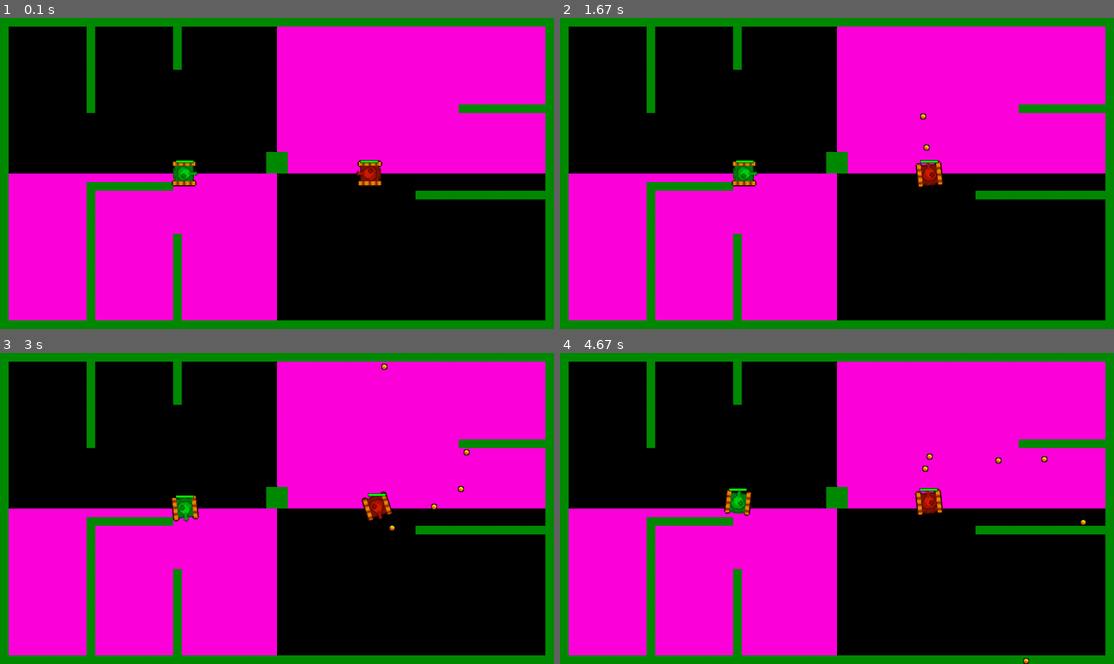
Above: before the commit, frames 1-4 (two rows, left to right).
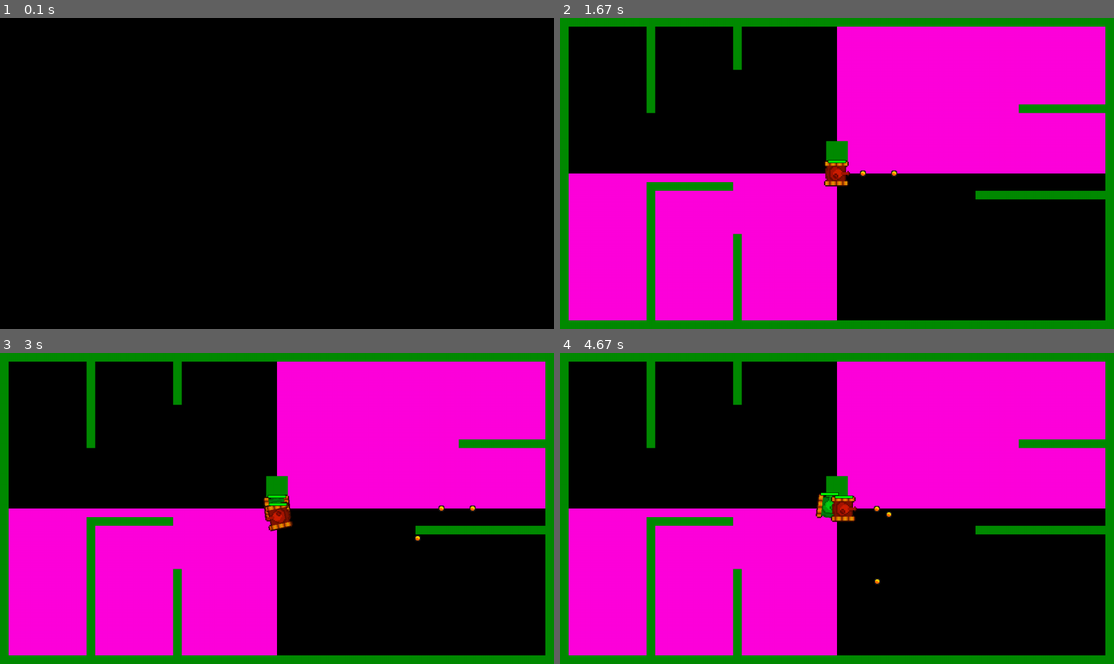
Above: after the commit, the same moments.

Repository: jessie-leal/TankGame
Game: pygame game, started from main.py
Two runs of this game, one before a commit and one after it. Both use one fixed random seed, a clock stepped at 60 frames per second and the inputs below.
Inputs:
- Up to frame 1 (0.1 s): no input
- Up to frame 2 (1.67 s): tap Space at 0.33 s; hold R 0.67-1.13 s; hold Right 0.67-1.13 s; hold Space 1.17-1.63 s; tap Right Ctrl at 1.23, 1.53 s
- Up to frame 3 (3 s): hold Right 1.67-2.13 s; tap Right Ctrl at 1.73, 2.03, 2.23, 2.57, 2.87 s; hold Up 2.17-2.47 s; hold Right 2.5-2.97 s; hold D 2.5-2.97 s
- Up to frame 4 (4.67 s): hold Left 3-3.53 s; hold A 3-3.53 s; tap Right Ctrl at 3.07, 3.37, 3.63, 3.97, 4.27, 4.4 s; hold Down 3.57-3.87 s; hold S 3.57-3.87 s; hold Left 3.9-4.3 s; hold A 3.9-4.3 s; hold Up from 4.33 s (still down); hold W from 4.33 s (still down)

The runs differ from the first frame. In frame 1, 56% of the frame differs, in the area x 0-100%, y 0-100%; in frame 2, 1.3%; in frame 3, 1.5%; in frame 4, 1.6%.

Commit message:
pause-like feature

Diff:
--- a/CONSTANTS.py
+++ b/CONSTANTS.py
@@ -12,7 +12,7 @@
 PLAYER_SPEED = 1*(60/SCREEN_FPS)
 PLAYER_TURNING_SPEED = 360/(120/(60/SCREEN_FPS))
 DEFAULT_HEALTH = 3
-DEFAULT_MAGAZINE_SIZE = 30
+DEFAULT_MAGAZINE_SIZE = 3
 
 #Control Presets [FORWARD, BACK, LEFT, RIGHT, SHOOT]
 CONTROL_PRESET = {"WASD": [pg.K_w, pg.K_s, pg.K_a, pg.K_d, pg.K_q],
--- a/entities.py
+++ b/entities.py
@@ -42,11 +42,6 @@
 
 class Player():
     def __init__(self, numPlayer, texture: Texture = None, coord: tuple = (0,0), angleDeg: int = 0, controls: list = "Dummy"):
-        """
-        image: Pick color according to pygame's list of colors pg.color.THECOLORS
-        coord: (x, y) tuple
-        controls: [up, left, down, right] default is dummy
-        """
 
         self.numPlayer = numPlayer
         self.hitPoints = DEFAULT_HEALTH
@@ -121,7 +116,7 @@
 
     def shoot(self):
         angle_rad = math.radians(self.angle)
-
+        print("pew")
         if self.currentPowerup == None:
             self.magazine -= 1
             return Bullet((self.rect.centerx + math.sqrt(0.5)*self.rect.width*math.cos(angle_rad), #Edge of player in circle
@@ -130,10 +125,18 @@
 
     def getHit(self):
         if self.hitPoints > 0:
+            print("Ouch")
             self.hitPoints -= 1
             self.smoke.image.set_alpha(255//DEFAULT_HEALTH * (DEFAULT_HEALTH-self.hitPoints))
-        if self.hitPoints <= 0:
-            self.dummy = True
+
+    def reset(self, x = SCREEN_WIDTH/2, y = SCREEN_HEIGHT/2, angle = 0):
+        self.hitPoints = DEFAULT_HEALTH
+        self.magazine = DEFAULT_MAGAZINE_SIZE
+        self.currentPowerup = None
+        self.x = x
+        self.y = y
+        self.angle = angle
+        self.update_location()
 
 class Bullet():
     def __init__(self, coord, angleRad, owner = None):
--- a/event_handler.py
+++ b/event_handler.py
@@ -1,26 +1,38 @@
 import pygame as pg
+from global_vars import *
 from CONSTANTS import *
-from global_vars import *
 
 class EventHandler():
     def __init__(self):
         self.display = mainDisplay
         self.events = None
         self.keys = None
+        self.gameActive = False
+        self.programActive = True
 
     def listen(self):
         for event in self.events:
-            if event.type == pg.QUIT or self.keys[pg.K_ESCAPE]:
+            if event.type == pg.QUIT:
                 pg.quit()
+                quit()
+            if event.type == pg.KEYDOWN:
+                if event.key == pg.K_SPACE and not self.gameActive:
+                    self.gameActive = True
+                    print("Game started")
+                if event.key == pg.K_r and self.gameActive:
+                    self.reset()
+                    self.gameActive = False
+                    print("Game reset")
+
+    def player_control_process(self):
+        for event in self.events:
             if event.type == pg.KEYDOWN:
                 for player in list_players:
-                    if not player.dummy:
+                    if not player.hitPoints <= 0:
                         if event.key == player.controls["SHOOT"] and player.magazine > 0:
                             list_bullets.append(player.shoot())
-
-    def player_control_process(self):
         for player in list_players:
-            if not player.dummy:
+            if not player.hitPoints <= 0:
                 player.move(self.keys)
 
     def update_bullets(self):
@@ -32,9 +44,8 @@
             for player in list_players:
                 if bullet.owner != player:
                     if bullet.rect.colliderect(player.rect):
-                        if bullet in list_bullets:
-                            bullet.lifespan = 0
-                            player.getHit()
+                        bullet.delete_self()
+                        player.getHit()
 
     def update_screen(self):
         for player in list_players:
@@ -59,6 +70,10 @@
         if DEBUG:
             self.debug()
 
+    def reset(self):
+        for player in list_players:
+            player.reset()
+
     def debug(self):
         font = pg.font.SysFont('Arial', 20)
         mainDisplay.blit(font.render("FPS: " + str(int(clock.get_fps())), False, pg.color.Color('black')), (0,0))
--- a/global_vars.py
+++ b/global_vars.py
@@ -8,12 +8,10 @@
 test_image = pg.surface.Surface((50, 50))
 test_image.fill('green4')
 test_rect = test_image.get_rect()
-test_rect.center = ((SCREEN_WIDTH/2, SCREEN_HEIGHT/2-25))
-print(test_rect.left, test_rect.right, test_rect.top, test_rect.center)
+test_rect.center = ((SCREEN_WIDTH/2, SCREEN_HEIGHT/2-50))
+# print(test_rect.left, test_rect.right, test_rect.top, test_rect.center)
 
 #Game elemtents
 list_players = []
 list_bullets = []
 collision_list = [test_rect] # List of rects that are collidable
-
-gameActive = True
--- a/main.py
+++ b/main.py
@@ -5,6 +5,20 @@
 from mapClass import Map
 from event_handler import EventHandler
 
+def runGame(handler):
+    if handler.gameActive:
+        # event handling
+        handler.player_control_process()
+        handler.update_bullets()
+        handler.check_hit()
+
+        # Map handling
+        map.redraw()
+
+        mainDisplay.blit(test_image, test_rect)
+        handler.update_screen()
+
+# if __name__ == "__main__":
 #Pygame initialization
 pg.init()
 handler = EventHandler()
@@ -12,30 +26,23 @@
 
 #Sprites
 SPRITE = {"PLAYER1": Texture("resources/sprites/tankG.png", isAnimated = True, frames = 3, frameTime = 20),
-          "PLAYER2": Texture("resources/sprites/tankR.png", isAnimated = True, frames = 3, frameTime = 20)}
+        "PLAYER2": Texture("resources/sprites/tankR.png", isAnimated = True, frames = 3, frameTime = 20)}
 
-list_players.append(Player(1, texture = SPRITE["PLAYER1"], coord = (SCREEN_WIDTH/3, SCREEN_HEIGHT/2), controls=CONTROL_PRESET["WASD"]))
-list_players.append(Player(2, texture = SPRITE["PLAYER2"], coord = (SCREEN_WIDTH/3*2, SCREEN_HEIGHT/2), angleDeg=180, controls=CONTROL_PRESET["ARROWS"]))
+player1 = Player(1, texture = SPRITE["PLAYER1"], coord = (SCREEN_WIDTH/3, SCREEN_HEIGHT/2), controls=CONTROL_PRESET["WASD"])
+player2 = Player(2, texture = SPRITE["PLAYER2"], coord = (SCREEN_WIDTH/3*2, SCREEN_HEIGHT/2), angleDeg=180, controls=CONTROL_PRESET["ARROWS"])
+list_players.append(player1)
+list_players.append(player2)
 
-while gameActive:
+print("Press SPACE to start the game")
+while handler.programActive:
     # ticks per seconds
     clock.tick(SCREEN_FPS)
     # stuff to update every tick
-    # mainDisplay.fill(pg.color.Color('white'))
     handler.keys = pg.key.get_pressed()
     handler.events = pg.event.get()
+    handler.listen()
 
-    # event handling
-    handler.listen()
-    handler.player_control_process()
-    handler.update_bullets()
-    handler.check_hit()
+    if handler.gameActive:
+        runGame(handler)
 
-    # Map handling
-    # map.draw()
-    # map.drawMaze()
-    map.redraw()
-
-    mainDisplay.blit(test_image, test_rect)
-    handler.update_screen()
     pg.display.update()
